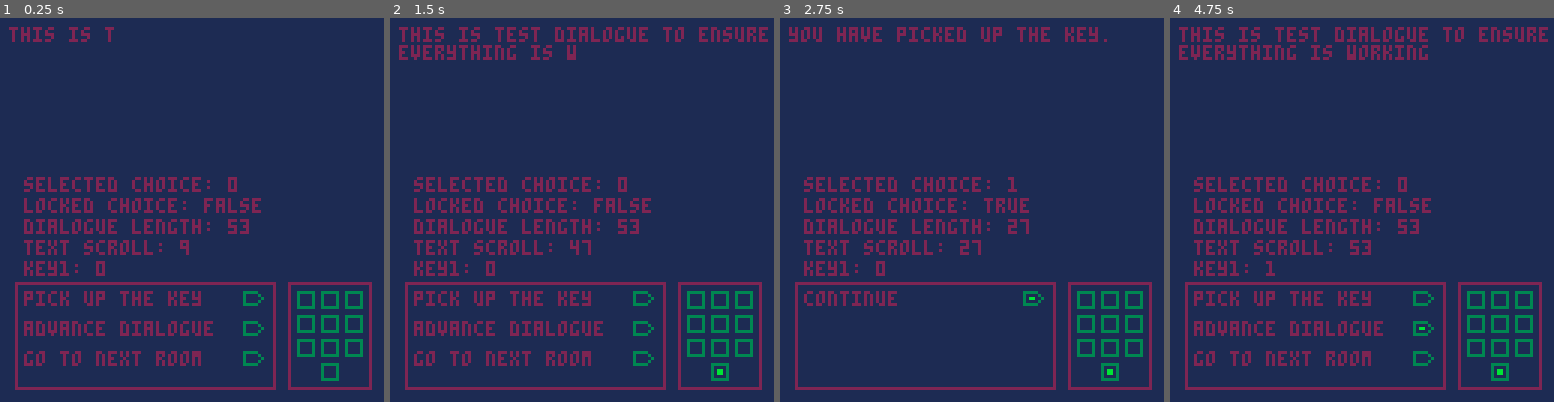
Above: before the commit, frames 1-4 (left to right).
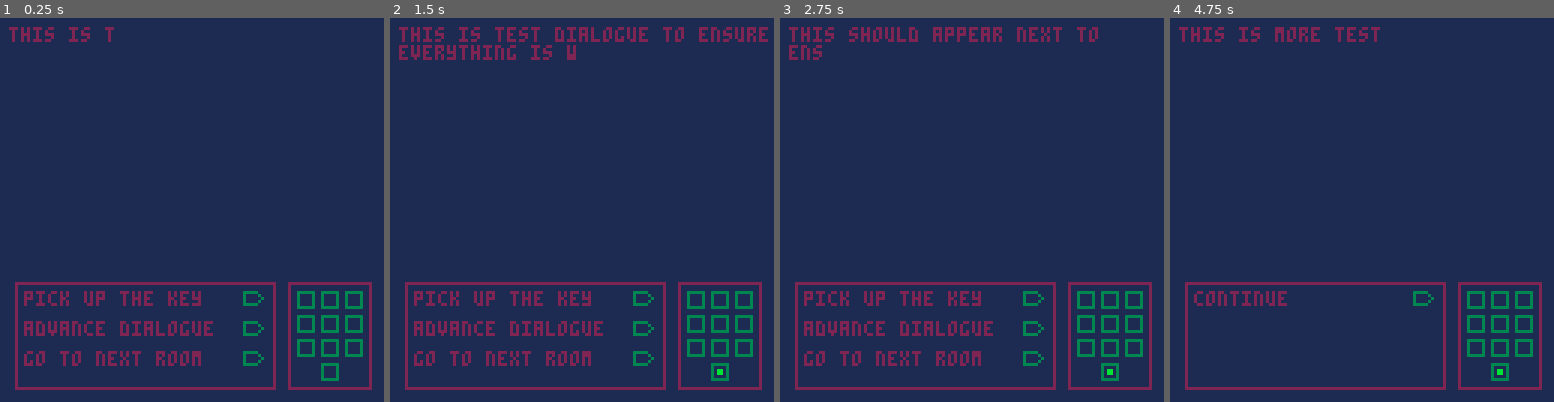
Above: after the commit, the same moments.

Repository: NeoTheSilent/A-Forgotten-Journal
Game: PICO-8 cartridge evastory.p8
The game is run twice, just before and just after one commit, with the same random seed, the same clock (stepped at 60 frames per second) and the same inputs.
Inputs:
- Up to frame 1 (0.25 s): no input
- Up to frame 2 (1.5 s): tap O (Z key) at 0.7 s
- Up to frame 3 (2.75 s): tap O (Z key) at 1.7, 2.1, 2.5 s; hold Up 2.15-2.42 s
- Up to frame 4 (4.75 s): tap O (Z key) every 0.4 s from 2.9 to 4.5 s; hold Down 3.63-3.97 s; hold Up from 4.73 s (still down)

The runs differ from the first frame. In frame 1, 3.7% of the frame differs, in the area x 6-68%, y 41-68%; in frame 2, 3.7%; in frame 3, 7.5%; in frame 4, 8.5%, in the area x 2-99%, y 2-91%.

Commit message:
v1.1
Major Update to Dialogue: We are now able to chain multiple strings together for Dialogue. If we are entering a room for the first time, it will display all of the  In theory, we're able to do this for events as well though at the moment we're using multiple strings for branching dialogue as a way to do "Yes/No" options, as well as "Can/Can't". In theory, we will now be able to sit down and prepare events and write the actual dialogue for the game, and prepare a title screen in the future.

Diff:
--- a/evastory.p8
+++ b/evastory.p8
@@ -4,7 +4,7 @@
 --default functions
 function _init()
 		//if i need to bugtest
-		bugtesting = true
+		bugtesting = false
 		//info for the player
 		player = {}
 			 player.item1 = 0
@@ -13,6 +13,8 @@
 		triggers = {
 				key=0,
 		}
+		//info so we understand which rooms we've been in
+		visitedroom={0,0,0,0,0,0,0,0,0}
 		//variables for blinking objects
 		blinktimer = 15
 		swapblinkstate = 1
@@ -21,6 +23,9 @@
 		dialogueselection = 1
 		selectedchoice = 0
 		lockchoice = false
+		//variables for long main dialogue
+		disable = false
+		initialmainval = 1
 		selectionspr={003,004}
 		//test
 		textscroll=1
@@ -35,7 +40,7 @@
 				 {
 							dialogue = {
 									"this is test dialogue to ensure\neverything is working",
-									"this should appear next to ensure\ni can have multiple strings."
+									"this should appear next to\nensure i can have multiple strings."
 							},
 							choice = {
 									"pick up the key",
@@ -67,7 +72,8 @@
 					//room 5 information
 					{
 							dialogue = {
-									"this is room 5"
+									"this is room 5",
+									"this is the final room 5 dialogue"
 							},
 							choice = {
 									"option 1",
@@ -138,6 +144,7 @@
 		//to help see screen, deleteme
 		rectfill(0,0,128,128,1)
 		ui()
+		bugs()
 		//handle the dialogue
 		dialogue(story[player.room])
 end
@@ -200,42 +207,65 @@
 				end
 		end
 end
--->8
---dialogue page
-
-function dialogue(item)
-		--[[show the main dialogue for the room.
-		if we make a selection on side dialogue, then we show the side dialogue
-		otherwise, we show the dialogue for the room.
-		]]--
-		if selectedchoice != 0
-		then
-				--[[
-				we want to use variant dialogue
-				depending on whether we're allowed to do the event
-				]]--
-				if events(player.room,selectedchoice,1)
-				then
-						currentdialogue = item.followupchoice[dialogueselection][1]
-				else
-						currentdialogue = item.followupchoice[dialogueselection][2]
-				end
-		else
-				currentdialogue = item.dialogue[1]
-		end
-		displaydialogue(currentdialogue)
-
-
-		//only for testing
+
+function bugs()
+		//only for testing, change for various varriables
 		if bugtesting
 		then
-				print("selected choice: "..selectedchoice,8,53)
+				print("visitedroom[2]: "..visitedroom[2],8,53)
 				print("locked choice: "..tostr(lockchoice),8,60)
 				print("dialogue length: "..#currentdialogue,8,67)
 				print("text scroll: "..textscroll,8,74)
 				print("key1: "..triggers.key,8,81)
 		end
-
+end
+-->8
+--dialogue page
+
+--[[
+show the main dialogue for the room.
+if we make a selection on side dialogue, then we show the side dialogue
+otherwise, we show the dialogue for the room.
+]]--
+
+function dialogue(item)
+		--[[
+		we want to use variant dialogue
+		depending on whether we're allowed to do the event
+		]]--
+		if selectedchoice != 0
+		then
+				if events(player.room,selectedchoice,1)
+				then
+						currentdialogue = item.followupchoice[dialogueselection][1]
+				else
+						currentdialogue = item.followupchoice[dialogueselection][2]
+				end
+				displaydialogue(currentdialogue)
+		--[[
+		if we're in the main dialogue,
+		we want to only display the
+		full dialogue if it's our first visit
+		to that room
+		]]--
+		else
+				//if we haven't been here yet
+				if visitedroom[player.room] == 0
+				then
+						//disable other functions, and display the dialogue from the start
+						disable = true
+						displaydialogue(item.dialogue,false)
+				else
+						--[[
+						otherwise, we've seen this room's dialogue before,
+						and don't need to repeat it
+						]]--
+						currentdialogue = item.dialogue[#item.dialogue]
+						displaydialogue(currentdialogue)
+				end
+		end
+
+		//if we're allowed to look at the branching dialogues
 		if not lockchoice
 		then
 				//we create all possible buttons
@@ -248,13 +278,14 @@
 						end
 				end
 		else
+				//otherwise, we just put down a 'continue' the player can press when the dialogue is complete.
 				print("continue",8,91)
 				currentsel(dialogueselection,80,89,textscroll == #currentdialogue)
-		end
-
-
-		//making button functionality
-		if btnp(4) and textscroll == #currentdialogue
+				//also, reset the selection since it was taken away
+		end
+
+		//make branching dialogue events occur
+		if btnp(4) and textscroll == #currentdialogue and not disable
 		then
 				//reset the text scroll for new dialogue
 				textscroll = 0
@@ -270,7 +301,7 @@
 				in the future: we will also use this as a chance to update
 				our events and triggers to allow us
 				to move rooms, or get items.
-				]]--
+			 ]]--
 				if selectedchoice == 0
 				then
 						lockchoice = true
@@ -281,10 +312,10 @@
 						lockchoice = false
 						selectedchoice = 0
 				end
-				//events to change room
-		end
-
-		if not lockchoice
+		end
+
+		//enable us to scroll between the options.
+		if not lockchoice and not disable
 		then
 				if btnp(3) and dialogueselection < #item.choice
 				then
@@ -305,7 +338,7 @@
 		if both are correct, then we will make it blink
 		otherwise, we display normally
 		]]--
-		if (currentselect == dialogueselection) and (tf == true)
+		if (currentselect == dialogueselection) and tf and not disable
 		then
 				spr(selectionspr[swapblinkstate],x,y)
 		else
@@ -313,9 +346,48 @@
 		end
 end
 
-function displaydialogue(dial,cond)
-
-		print(sub(dial,1,textscroll),3,3)
+
+
+function displaydialogue(dial,branch)
+		//if this is the main dialogue
+		if branch == false
+		then
+				//if we haven't fully displayed this dialogue yet
+				if visitedroom[player.room] == 0
+				then
+						//we display the initial dialogue
+						print(sub(dial[initialmainval],1,textscroll),3,3)
+						//when the player presses the button, it advances the dialogue
+						if btnp(4) and textscroll == #currentdialogue
+						then
+								textscroll = 0
+								--[[
+								we check to see if the player is
+								reaching the end of the dialogue.
+								we do this by seeing if
+								the next dialogue will be the
+								final one.
+								]]--
+								if #dial > initialmainval+1
+								then
+										//if not, keep going
+										initialmainval += 1
+										currentdialogue = dial[initialmainval]
+								else
+										//if so, reset values and mark that we saw this room's dialogue
+										initialmainval = 1
+										visitedroom[player.room] = 1
+										disable = false
+								end
+						end
+				else
+						//if we've been here already, just display the final dialogue
+						print(sub(dial[#dial],1,textscroll),3,3)
+				end
+		//in all other cases, just display it normally
+		else
+				print(sub(dial,1,textscroll),3,3)
+		end
 end
 -->8
 --event tracker
